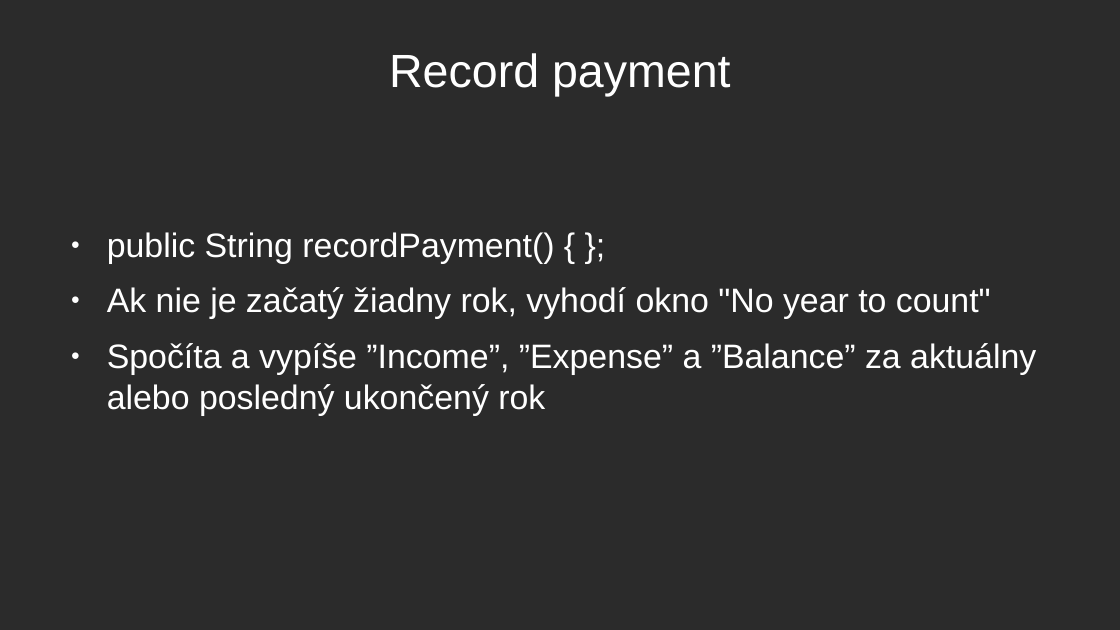
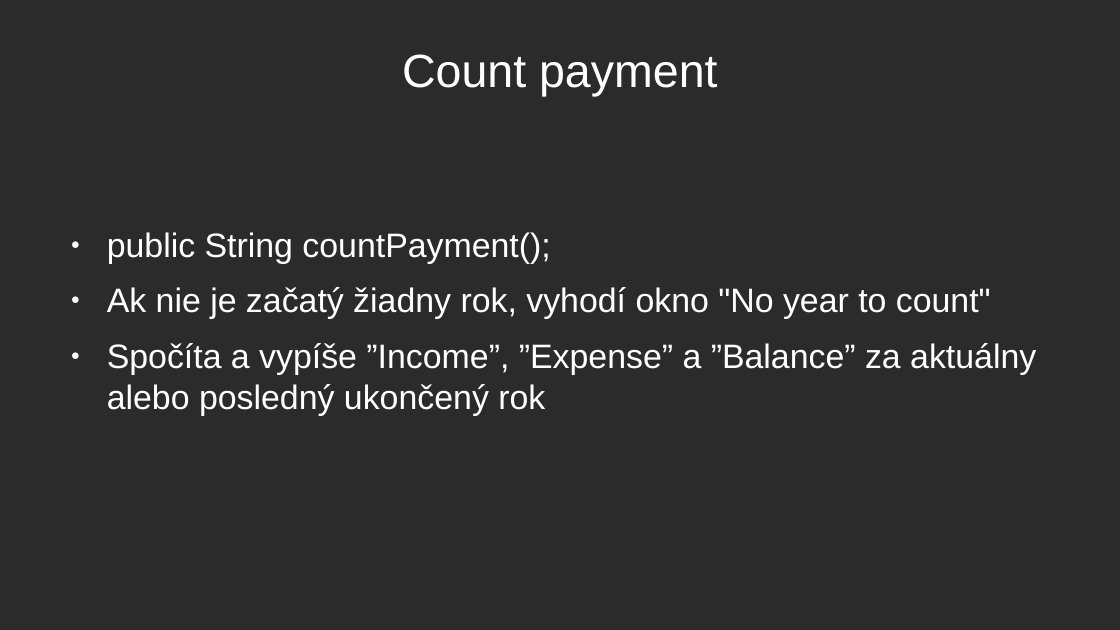
Before and after one commit to XuuRee/apk-AccountG, a slide deck: slide 8 of Evidence_prijmu_a_vydaju/Obhajoba_prezentace.odp (slide 7 before the commit). Drawn at 1120x630 pixels with LibreOffice and Linux fonts; fonts in the diff are those of the drawing; background and template pictures are left out; a plain dark background stands for a picture behind light text. Boxes give left, top, right and bottom in pixels: in the first picture for what was removed or moved away, otherwise in the second. Text is boxed around its words. In the diff, an @@ line names an element or a change of style, - is before the commit and + after.

```diff
--- a/Evidence_prijmu_a_vydaju/Obhajoba_prezentace.odp
+++ b/Evidence_prijmu_a_vydaju/Obhajoba_prezentace.odp
@@ title at (402,54,717,96): text changed @@
-Record payment
+Count payment
@@ text at (107,232,550,264): text changed @@
-● public String recordPayment() { };
+● public String countPayment();
```
Also in this commit, not shown: 3 other slides changed, 1 slide added, 2 other files.
